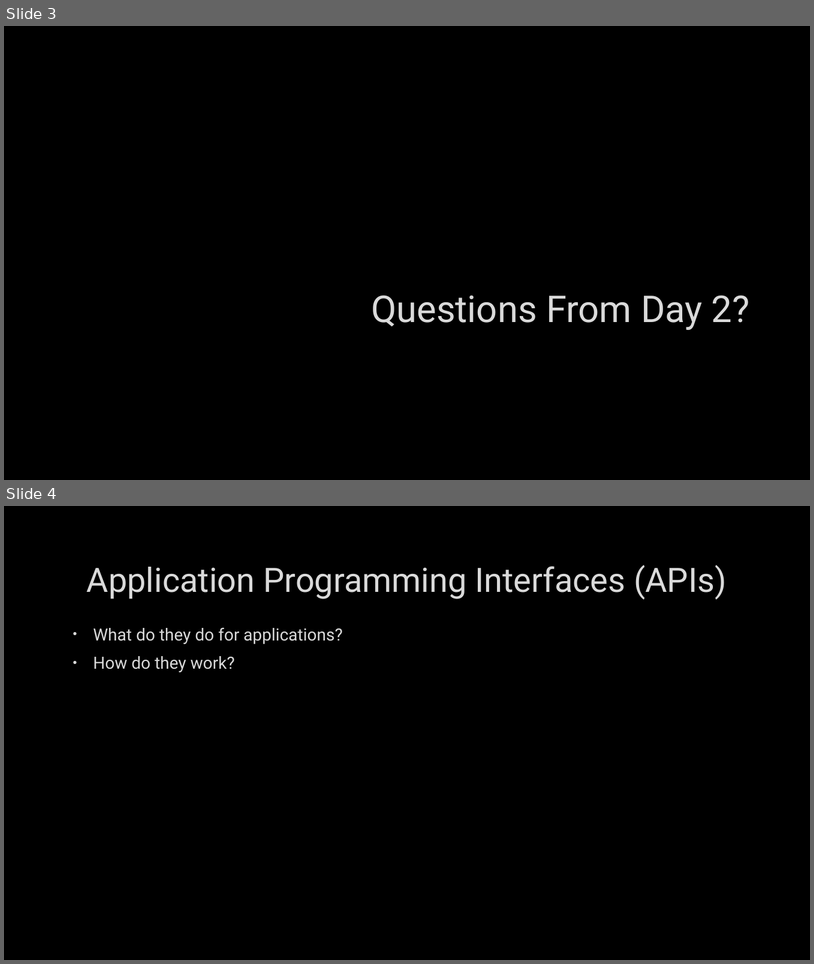
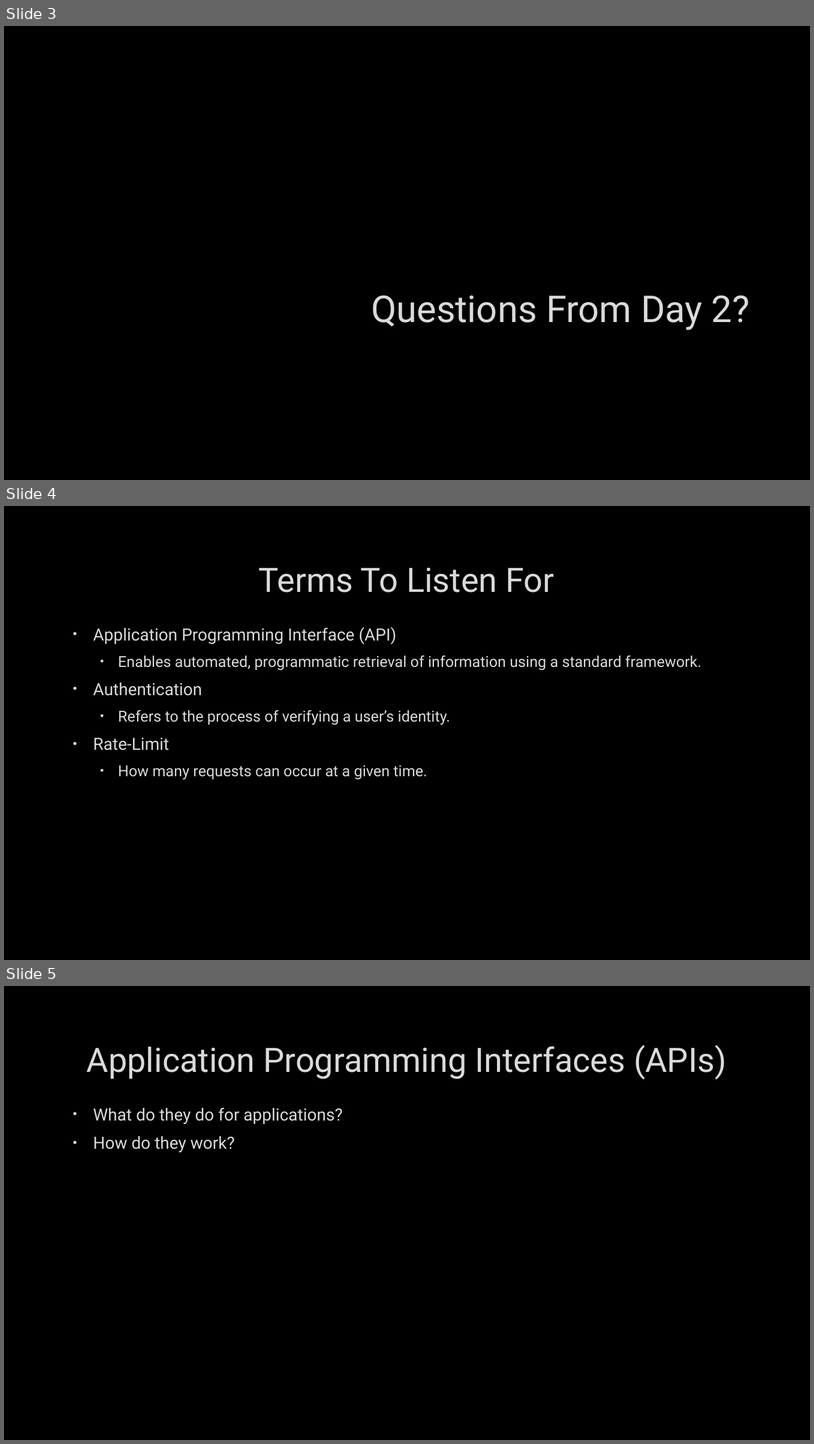
Before and after one commit to hexa-decim8/ISBPM, a slide deck: Class_Materials/Week_2/Day_3/ISBPM w2d3.pptx. Shown one above the other, each under a label of ours: slides 3 and 4 before the commit, slides 3, 4 and 5 after it. The pictures are 814x964 and 814x1444 pixels, drawn with LibreOffice and Linux fonts; fonts in the diff are those of the drawing; background and template pictures are left out. Boxes give left, top, right and bottom in pixels: in the first picture for what was removed or moved away, otherwise in the second. Text is boxed around its words. In the diff, an @@ line names an element or a change of style, - is before the commit and + after.

```diff
--- a/Class_Materials/Week_2/Day_3/ISBPM w2d3.pptx
+++ b/Class_Materials/Week_2/Day_3/ISBPM w2d3.pptx
@@ slide 4 added at (x1=4, y1=506, x2=810, y2=960), background picture (left out) @@
@@ title added at (x1=259, y1=567, x2=555, y2=592), 40 pt, text #DADADA @@
+Terms To Listen For
@@ text added at (x1=93, y1=627, x2=702, y2=780), 18 pt, text #DADADA @@
+• Application Programming Interface (API)
+  • Enables automated, programmatic retrieval of information using a standard framework.
+• Authentication
+  • Refers to the process of verifying a user’s identity.
+• Rate-Limit
+  • How many requests can occur at a given time.
@@ what was slide 4 is now slide 5 @@
```
Also in this commit, not shown: 3 slides changed, 9 other slides added, 1 other file.
